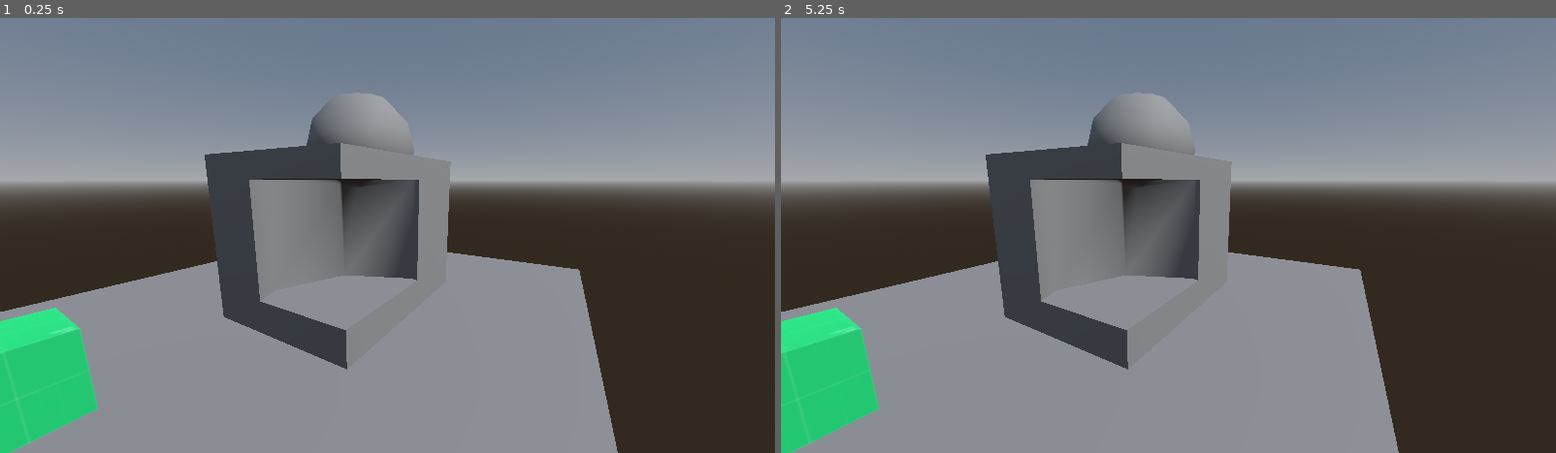
Above: before the commit, frames 1-2 (left to right).
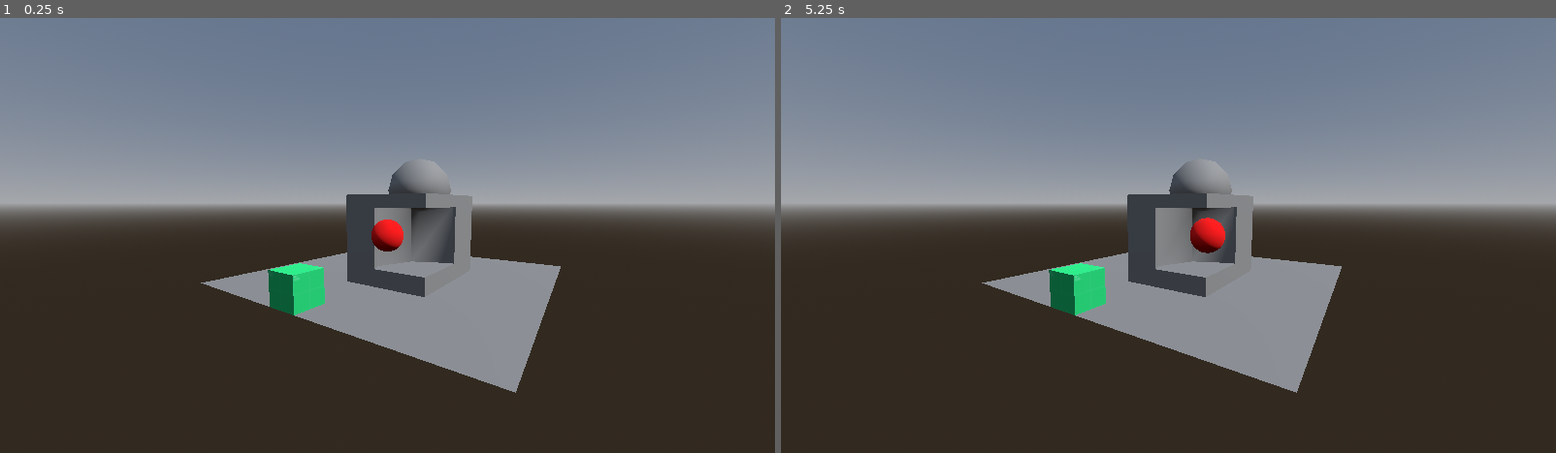
Above: after the commit, the same moments.

Repository: 0x5e8/mold-control
Game: Godot game, scene res://game.tscn
The game is run twice, just before and just after one commit, with the same random seed, the same clock (stepped at 60 frames per second) and the same inputs.
Inputs (mouse positions are in pixels of both pictures, inside the frame that each line leads up to):
- Up to frame 1 (0.25 s): no input
- Up to frame 2 (5.25 s): tap Enter at 0.5, 2, 3.5 s; move the mouse to (1339, 213) at 0.52 s; click (1339, 213) at 0.67 s; tap Space at 1.25, 2.75, 4.25 s; move the mouse to (1013, 257) at 1.27 s; click (1013, 257) at 1.42 s; move the mouse to (1246, 139) at 2.02 s; click (1246, 139) at 2.17 s; move the mouse to (1129, 322) at 2.77 s; click (1129, 322) at 2.92 s; move the mouse to (1401, 300) at 3.52 s; click (1401, 300) at 3.67 s; move the mouse to (936, 170) at 4.27 s; click (936, 170) at 4.42 s; move the mouse to (1207, 235) at 5.02 s; click (1207, 235) at 5.17 s

The runs differ from the first frame. In frame 1, 40% of the frame differs, in the area x 0-100%, y 17-100%; in frame 2, 40%.

Commit message:
raycast from mouse

Diff:
--- /dev/null
+++ b/camera.gd
@@ -0,0 +1,13 @@
+extends Camera3D
+
+@export var mouse_cast_range: float = 100
+
+func mouse_cast() -> Dictionary:
+	var mouse_pos = get_viewport().get_mouse_position()
+
+	var ray_query = PhysicsRayQueryParameters3D.new()
+	ray_query.from = self.project_ray_origin(mouse_pos)
+	ray_query.to = ray_query.from + self.project_ray_normal(mouse_pos) * mouse_cast_range
+	ray_query.collide_with_areas = true
+
+	return get_world_3d().direct_space_state.intersect_ray(ray_query)
--- a/game.tscn
+++ b/game.tscn
@@ -1,11 +1,16 @@
-[gd_scene load_steps=8 format=3 uid="uid://bl6kx2v8meotl"]
+[gd_scene load_steps=12 format=3 uid="uid://bl6kx2v8meotl"]
 
+[ext_resource type="Script" path="res://test.gd" id="1_1f3l0"]
 [ext_resource type="PackedScene" uid="uid://pkjgwfcx7x34" path="res://class/Building.tscn" id="2_7bi7w"]
 [ext_resource type="PackedScene" uid="uid://cqiad0it050ig" path="res://building/lab/lab.tscn" id="2_402yj"]
 [ext_resource type="Script" path="res://mouse_controller.gd" id="2_bju7i"]
+[ext_resource type="Script" path="res://camera.gd" id="5_tx2k5"]
 
-[sub_resource type="PlaneMesh" id="PlaneMesh_upfmh"]
-size = Vector2(10, 10)
+[sub_resource type="StandardMaterial3D" id="StandardMaterial3D_gwqot"]
+albedo_color = Color(1, 0, 0, 1)
+
+[sub_resource type="SphereMesh" id="SphereMesh_ousop"]
+material = SubResource("StandardMaterial3D_gwqot")
 
 [sub_resource type="ProceduralSkyMaterial" id="ProceduralSkyMaterial_qrnaa"]
 
@@ -16,21 +21,11 @@
 background_mode = 2
 sky = SubResource("Sky_vey25")
 
+[sub_resource type="PlaneMesh" id="PlaneMesh_upfmh"]
+size = Vector2(10, 10)
+
 [node name="game" type="Node3D"]
-
-[node name="plane" type="MeshInstance3D" parent="."]
-transform = Transform3D(1, 0, 0, 0, 1, 0, 0, 0, 1, 0, -0.5, 0)
-mesh = SubResource("PlaneMesh_upfmh")
-
-[node name="camera" type="Camera3D" parent="."]
-unique_name_in_owner = true
-transform = Transform3D(0.513541, 0.163726, -0.8423, 0, 0.981627, 0.190809, 0.858065, -0.0979883, 0.504106, -4.709, 2.065, 4.273)
-
-[node name="environment" type="WorldEnvironment" parent="."]
-environment = SubResource("Environment_0836c")
-
-[node name="sun" type="DirectionalLight3D" parent="."]
-transform = Transform3D(1, 0, 0, 0, 0.672354, 0.74023, 0, -0.74023, 0.672354, 0, 8.77538, 0)
+script = ExtResource("1_1f3l0")
 
 [node name="mouse-controller" type="Node" parent="."]
 script = ExtResource("2_bju7i")
@@ -42,3 +37,22 @@
 
 [node name="Building" parent="buildings" instance=ExtResource("2_7bi7w")]
 transform = Transform3D(1, 0, 0, 0, 1, 0, 0, 0, 1, -5, 0, -1)
+
+[node name="camera" type="Camera3D" parent="."]
+unique_name_in_owner = true
+transform = Transform3D(0.566406, 0.0932937, -0.818829, 0, 0.993572, 0.113203, 0.824126, -0.064119, 0.562765, -9.18591, 2.21914, 5.63261)
+script = ExtResource("5_tx2k5")
+
+[node name="point" type="MeshInstance3D" parent="."]
+transform = Transform3D(1, 0, 0, 0, 1, 0, 0, 0, 1, -6.29615, 0, 2.36346)
+mesh = SubResource("SphereMesh_ousop")
+
+[node name="environment" type="WorldEnvironment" parent="."]
+environment = SubResource("Environment_0836c")
+
+[node name="sun" type="DirectionalLight3D" parent="."]
+transform = Transform3D(1, 0, 0, 0, 0.672354, 0.74023, 0, -0.74023, 0.672354, 0, 8.77538, 0)
+
+[node name="plane" type="MeshInstance3D" parent="."]
+transform = Transform3D(1, 0, 0, 0, 1, 0, 0, 0, 1, 0, -0.5, 0)
+mesh = SubResource("PlaneMesh_upfmh")
--- /dev/null
+++ b/test.gd
@@ -0,0 +1,6 @@
+extends Node
+
+func _process(delta: float) -> void:
+	var mousecast = %camera.mouse_cast()
+	if len(mousecast.keys()):
+		$point.position = mousecast["position"]
Not shown: 2 places in building/lab/lab.tscn that only renumber resources
